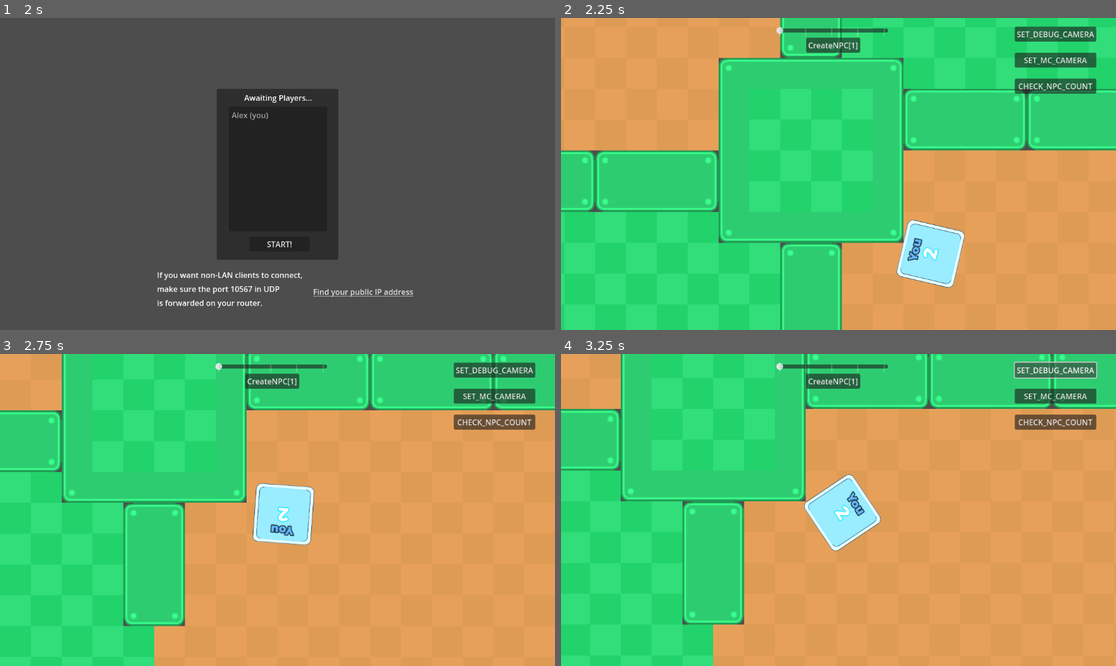
Above: before the commit, frames 1-4 (two rows, left to right).
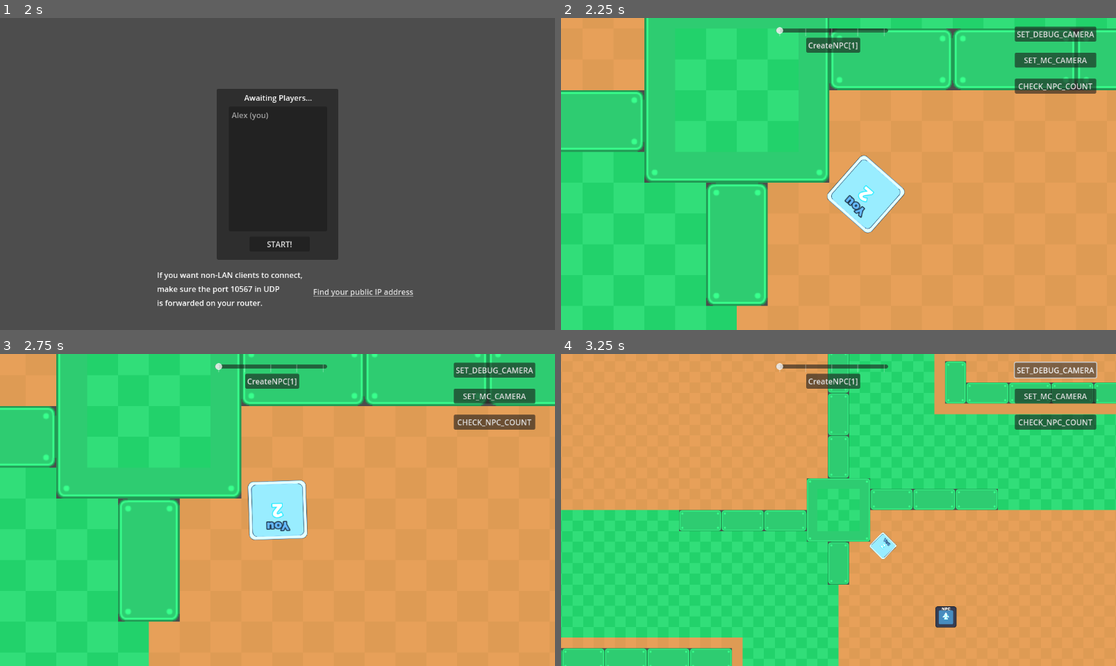
Above: after the commit, the same moments.

Repository: exidle/snake
Game: Godot game, scene res://scenes/lobby.tscn
The game is run twice, just before and just after one commit, with the same random seed, the same clock (stepped at 60 frames per second) and the same inputs. The engine's default icon, where the game draws it, is replaced by a stand-in: a white triangle on a blue panel in a dark square.
Inputs (mouse positions are in pixels of both pictures, inside the frame that each line leads up to):
- Up to frame 1 (2 s): click (255, 158) at 0.52 s; type "Alex" at 0.6 s; click "Host" at 1.25 s
- Up to frame 2 (2.25 s): click "START!" at 2 s
- Up to frame 3 (2.75 s): no input
- Up to frame 4 (3.25 s): click "SET_DEBUG_CAMERA" at 2.75 s

Frame 1 is identical in both runs. In frame 2, 37% of the frame differs, in the area x 0-100%, y 0-100%; in frame 3, 7.7%; in frame 4, 53%.

Commit message:
Camera moves smoothly

Diff:
--- a/gamestate.gd
+++ b/gamestate.gd
@@ -123,7 +123,6 @@
 	load_world.rpc()
 
 	var world: Node2D = get_tree().get_root().get_node("World")
-	var player_scene: PackedScene = load("res://scenes/snake.tscn")
 
 	# Create a dictionary with peer ID. and respective spawn points.
 	# TODO: This could be improved by randomizing spawn points for players.
@@ -138,15 +137,20 @@
 
 	for p_id: int in spawn_points:
 		var spawn_pos: Vector2 = world.get_node("SpawnPoints/" + str(spawn_points[p_id])).position
-		var player := player_scene.instantiate()
-		player.sig_game_over.connect(end_game_for_player)
-		player.synced_position = spawn_pos
-		player.name = str(p_id)
-		world.get_node("Players").add_child(player)
-		# The RPC must be called after the player is added to the scene tree.
-		player.set_player_name.rpc(player_name if p_id == multiplayer.get_unique_id() else players[p_id])
-
+		spawn_player(p_id, spawn_pos)
 	spawn_npc()
+
+func spawn_player(p_id: int, spawn_pos: Vector2) -> void:
+	var world: Node2D = get_tree().get_root().get_node("World")
+	var player_scene: PackedScene = load("res://scenes/snake.tscn")
+	var player := player_scene.instantiate()
+	player.sig_game_over.connect(end_game_for_player)
+	player.synced_position = spawn_pos
+	player.name = str(p_id)
+	world.get_node("Players").add_child(player)
+	# The RPC must be called after the player is added to the scene tree.
+	player.set_player_name.rpc(player_name if p_id == multiplayer.get_unique_id() else players[p_id])
+	world.set_camera_player.rpc_id(p_id, player.name)
 
 func end_game_for_player(p_id):
 	ms_log("end_game_for_player id = %d" % p_id)
@@ -164,20 +168,13 @@
 	ms_log("respawn id = %d" % id)
 
 	var world: Node2D = get_tree().get_root().get_node("World")
-	var player_scene: PackedScene = load("res://scenes/snake.tscn")
 
 	# spwan player at first spawn point
 	var spawn_pos: Vector2 = world.get_node("SpawnPoints/0").position
-	var player := player_scene.instantiate()
-	player.sig_game_over.connect(end_game_for_player)
-	player.synced_position = spawn_pos
-	player.name = str(id)
-	world.get_node("Players").add_child(player)
-	player.set_player_name.rpc(player_name if id == multiplayer.get_unique_id() else players[id])
-
+	spawn_player(id, spawn_pos)
 
 func is_main_player(p_id):
-	return p_id == str(multiplayer.get_unique_id())
+	return p_id == multiplayer.get_unique_id()
 
 func end_game() -> void:
 	if has_node("/root/World"):
--- a/logic/snake.gd
+++ b/logic/snake.gd
@@ -16,6 +16,8 @@
 @onready var motion_multiplier = 1.0
 
 signal sig_game_over(id)
+
+var return_camera_cb = null
 
 func _ready():
 	if str(name).is_valid_int():
@@ -152,6 +154,7 @@
 
 func game_over() -> void:
 	sig_game_over.emit(str(name).to_int())
+	dettach_camera()
 	queue_free()
 
 func is_movement_enabled() -> bool:
@@ -162,3 +165,14 @@
 		return snake_head.global_position
 	else:
 		return null
+
+func dettach_camera() -> void:
+	if null == return_camera_cb: return
+	for child in snake_head.get_children():
+		if child is Camera2D:
+			return_camera_cb.call(child)
+
+func attach_main_camera(camera: Camera2D, callback: Callable) -> void:
+	return_camera_cb = callback
+	camera.reparent(snake_head)
+	camera.make_current()
--- a/logic/worldlogic.gd
+++ b/logic/worldlogic.gd
@@ -5,6 +5,8 @@
 
 @onready var debug_canvas_layer = $DebugCanvasLayer
 @onready var respawn_ui = $CanvasLayer
+
+var camera_player: Node2D = null
 
 func _ready():
 	pre_start_configure_debug()
@@ -41,17 +43,10 @@
 	debug_canvas_layer.get_node("CreateNpcBtn").text = "CreateNPC[" + str(npc_value) + "]"
 
 func _process(delta: float) -> void:
-	if camera_update_timeout > 0.1:
-		camera_update_timeout = 0.
-		for player in $Players.get_children():
-			#print("check ", player.name)
-			if gamestate.is_main_player(player.name):
-				var p = player.get_head_position()
-				if p: $Camera2D.position = p
-				break
-	camera_update_timeout += delta
+	if camera_player != null:
+		$Camera2D.global_position = camera_player.snake_head.global_position
 
-	const CAMERA_SPEED = 400
+	const CAMERA_SPEED = 800
 	if Input.is_action_pressed("CameraDown"):
 		$DebugCamera.position.y += delta * CAMERA_SPEED
 	if Input.is_action_pressed("CameraUp"):
@@ -75,15 +70,34 @@
 	if is_multiplayer_authority() and $NpcBlocks.get_child_count() < 15 and $NpcSpawnTimer.is_stopped():
 		$NpcSpawnTimer.start()
 
+@rpc("authority", "call_local", "reliable")
+func set_camera_player(player_name: String) -> void:
+	gamestate.ms_log("Set camera player")
+	for player in $Players.get_children():
+		if player.name == player_name:
+			camera_player = player
+			break
+	gamestate.ms_log("Camera player is: " + player_name)
+
+func camera_player_died() -> void:
+	gamestate.ms_log("Camera player died")
+	camera_player = null
+
 func _on_set_camera_btn_pressed() -> void:
-	$Camera2D.enabled = false
-	$DebugCamera.enabled = true
+	var debug_camera = $DebugCamera
+	var main_camera = $Camera2D
+	debug_camera.enabled = true
+	main_camera.enabled = false
+	debug_camera.make_current()
+
 
 func _on_set_mc_camera_btn_pressed() -> void:
-	$DebugCamera.enabled = false
-	$Camera2D.enabled = true
-	$DebugCamera.position = Vector2.ZERO
-	$DebugCamera.zoom = Vector2(4,4)
+	var debug_camera = $DebugCamera
+	var main_camera = $Camera2D
+	debug_camera.enabled = false
+	main_camera.enabled = true
+	debug_camera.position = Vector2.ZERO
+	main_camera.make_current()
 
 func _on_npc_spawn_timer_timeout() -> void:
 	gamestate.ms_log("On spawn TO")
@@ -94,6 +108,7 @@
 
 func main_player_died() -> void:
 	gamestate.ms_log("Main player died")
+	camera_player = null
 	respawn_ui.show()
 
 func _on_req_respawn_button_pressed() -> void:
--- a/scenes/world.tscn
+++ b/scenes/world.tscn
@@ -40,7 +40,6 @@
 position = Vector2(646, 644)
 
 [node name="DebugCanvasLayer" type="CanvasLayer" parent="."]
-visible = false
 
 [node name="CreateNpcBtn" type="Button" parent="DebugCanvasLayer"]
 offset_left = 509.0
@@ -86,6 +85,7 @@
 scale = Vector2(2, 2)
 
 [node name="Camera2D" type="Camera2D" parent="."]
+limit_smoothed = true
 position_smoothing_enabled = true
 editor_draw_drag_margin = true
 
